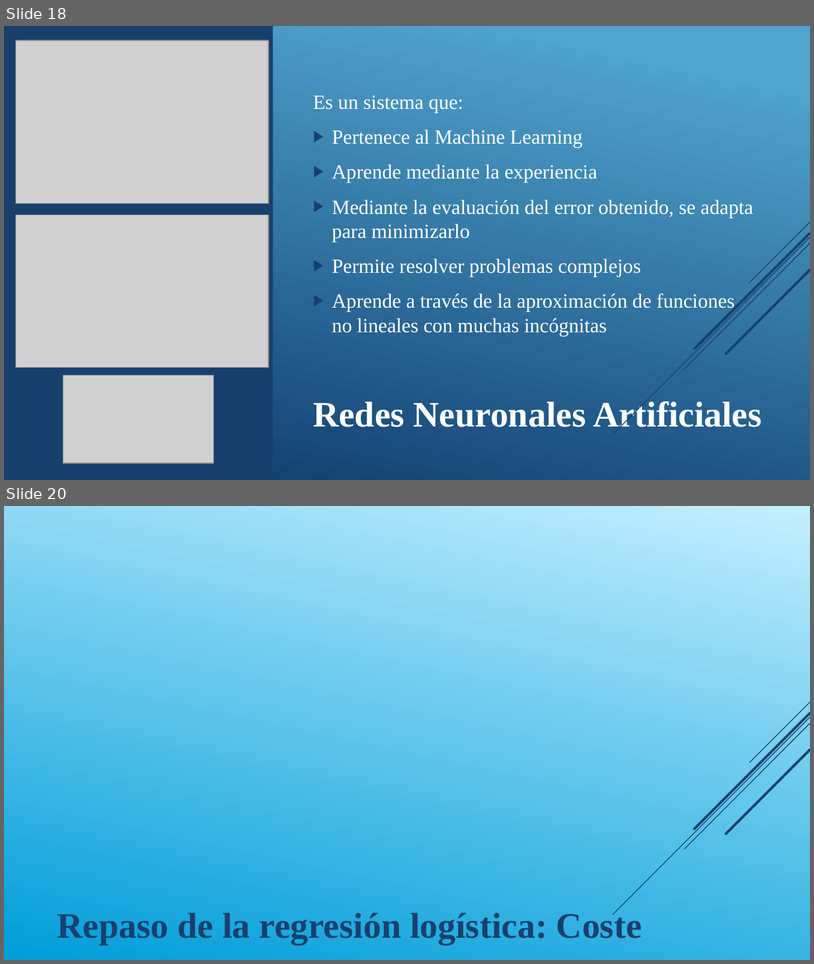
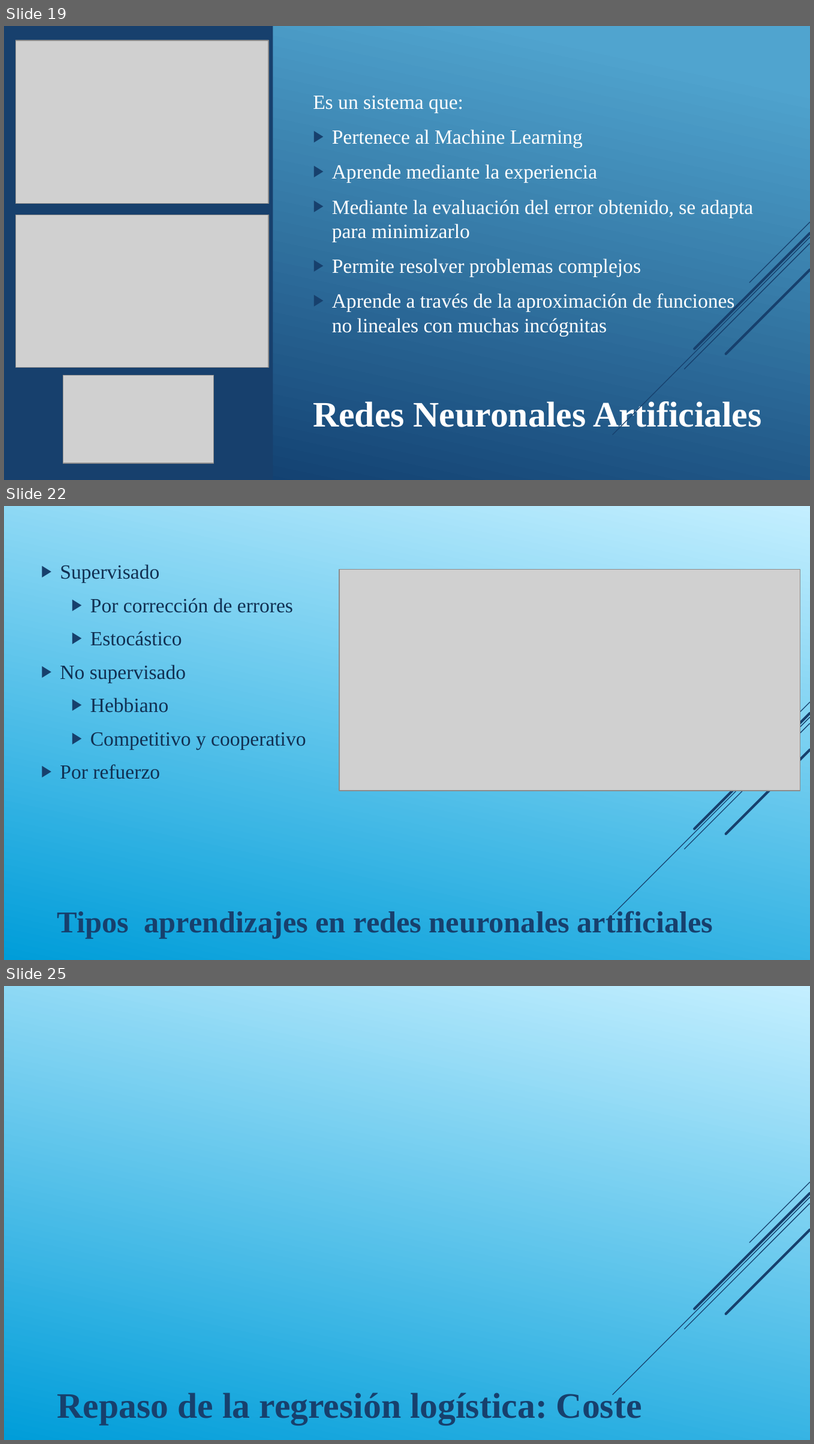
Before and after one commit to DiploDatos/AprendizajeSupervisado, a slide deck: Teórico/Aprendizaje Supervisado - Clase III.ppsx. Shown one above the other, each under a label of ours: slides 18 and 20 before the commit, slides 19, 22 and 25 after it; the slides between them are not shown. The pictures are 814x964 and 814x1444 pixels, drawn with LibreOffice and Linux fonts; fonts in the diff are those of the drawing; grey boxes stand for pictures. Boxes give left, top, right and bottom in pixels: in the first picture for what was removed or moved away, otherwise in the second. Text is boxed around its words. In the diff, an @@ line names an element or a change of style, - is before the commit and + after.

```diff
--- a/Teórico/Aprendizaje Supervisado - Clase III.ppsx
+++ b/Teórico/Aprendizaje Supervisado - Clase III.ppsx
@@ slide 22 added at (4,506,810,960), background gradient #C4EFFF to #009DD9; not listed: 5 template elements that a slide beside it also shows @@
@@ text added at (60,564,306,779), 18 pt, text #113052 @@
+▶ Supervisado
+  ▶ Por corrección de errores
+  ▶ Estocástico
+▶ No supervisado
+  ▶ Hebbiano
+  ▶ Competitivo y cooperativo
+▶ Por refuerzo
@@ picture added at (339,569,801,790) @@
@@ title added at (57,909,714,939), 27 pt, text #17406D, bold @@
+Tipos aprendizajes en redes neuronales artificiales
@@ what was slide 18 is now slide 19 @@
@@ what was slide 20 is now slide 25 @@
```
Also in this commit, not shown: 3 slides changed, 4 other slides added, 3 other files.
